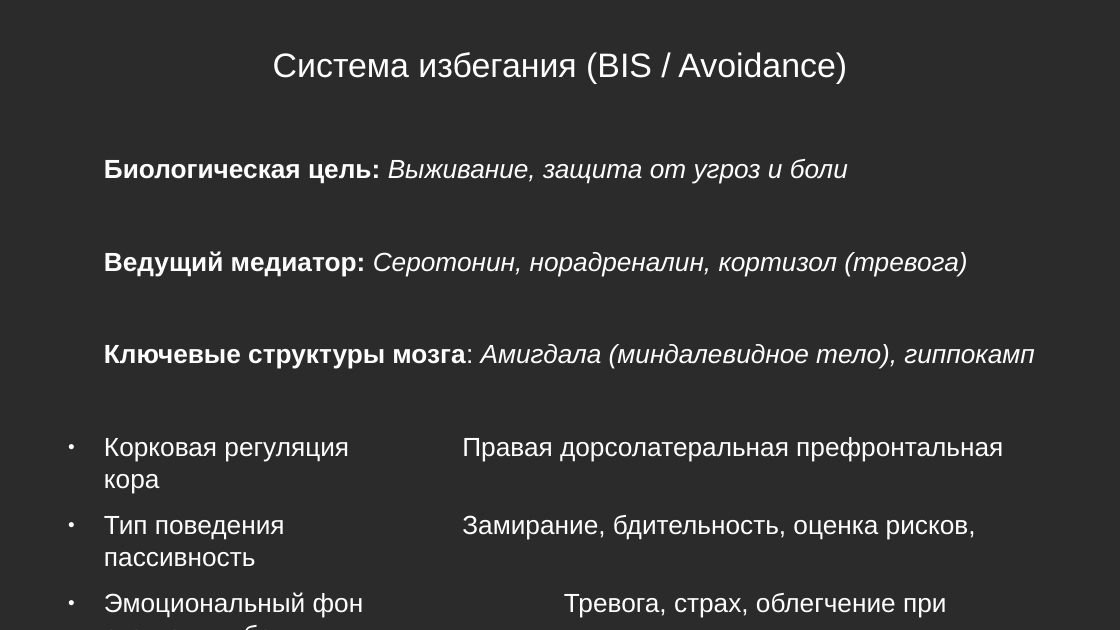
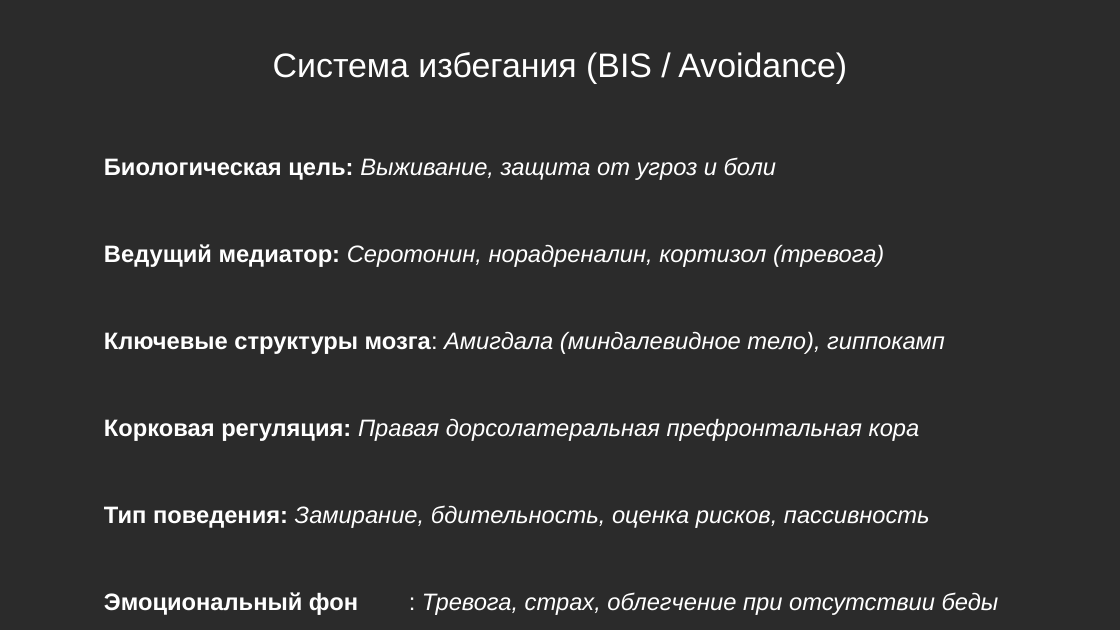
Before and after one commit to Chularev/articles, a slide deck: slide 11 of Psychology/Гомеостаз и мотивация (практика).odp. Drawn at 1120x630 pixels with LibreOffice and Linux fonts; fonts in the diff are those of the drawing; background and template pictures are left out; a plain dark background stands for a picture behind light text. Boxes give left, top, right and bottom in pixels: in the first picture for what was removed or moved away, otherwise in the second. Text is boxed around its words. In the diff, an @@ line names an element or a change of style, - is before the commit and + after.

Commit message:
tmp

```diff
--- a/Psychology/Гомеостаз и мотивация (практика).odp
+++ b/Psychology/Гомеостаз и мотивация (практика).odp
@@ text at <box>104,157,945,354</box>: size 18.6 to 16.8 pt in "Биологическая цель: Выживание, защита от угроз и ...", "Ведущий медиатор: Серотонин, норадреналин, кортизол (тревога ...", "Ключевые структуры мозга: Амигдала (миндалевидное тело), гип ..." @@
@@ text at <box>104,419,999,615</box>: text changed; size 18.6 to 16.8 pt; italic on @@
-● Корковая регуляция Правая дорсолатеральная префронтальная кора
-● Тип поведения Замирание, бдительность, оценка рисков, пассивность
-● Эмоциональный фон Тревога, страх, облегчение при отсутствии беды
+Корковая регуляция: Правая дорсолатеральная префронтальная кора
+Тип поведения: Замирание, бдительность, оценка рисков, пассивность
+Эмоциональный фон : Тревога, страх, облегчение при отсутствии беды
```
